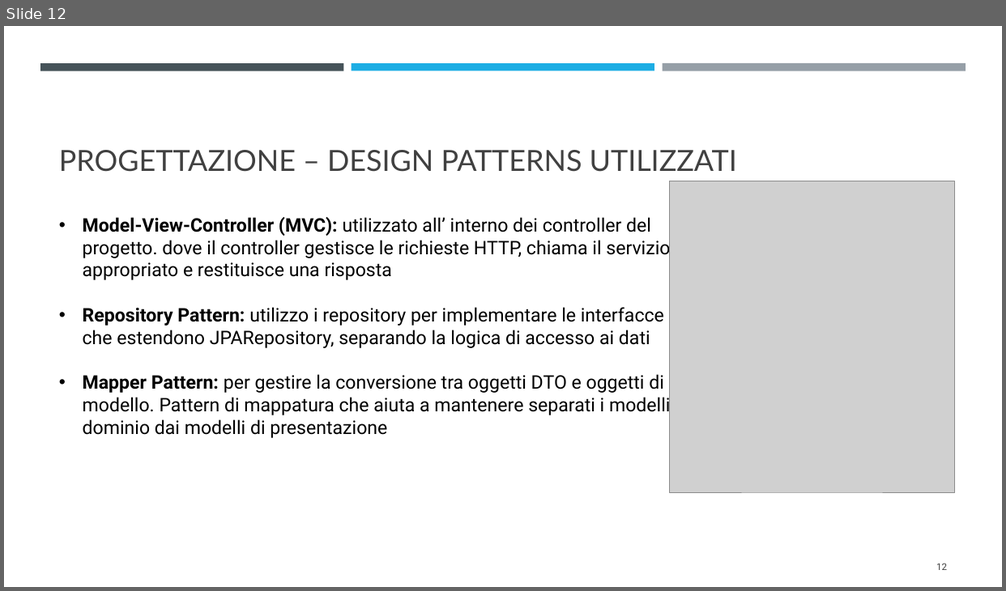
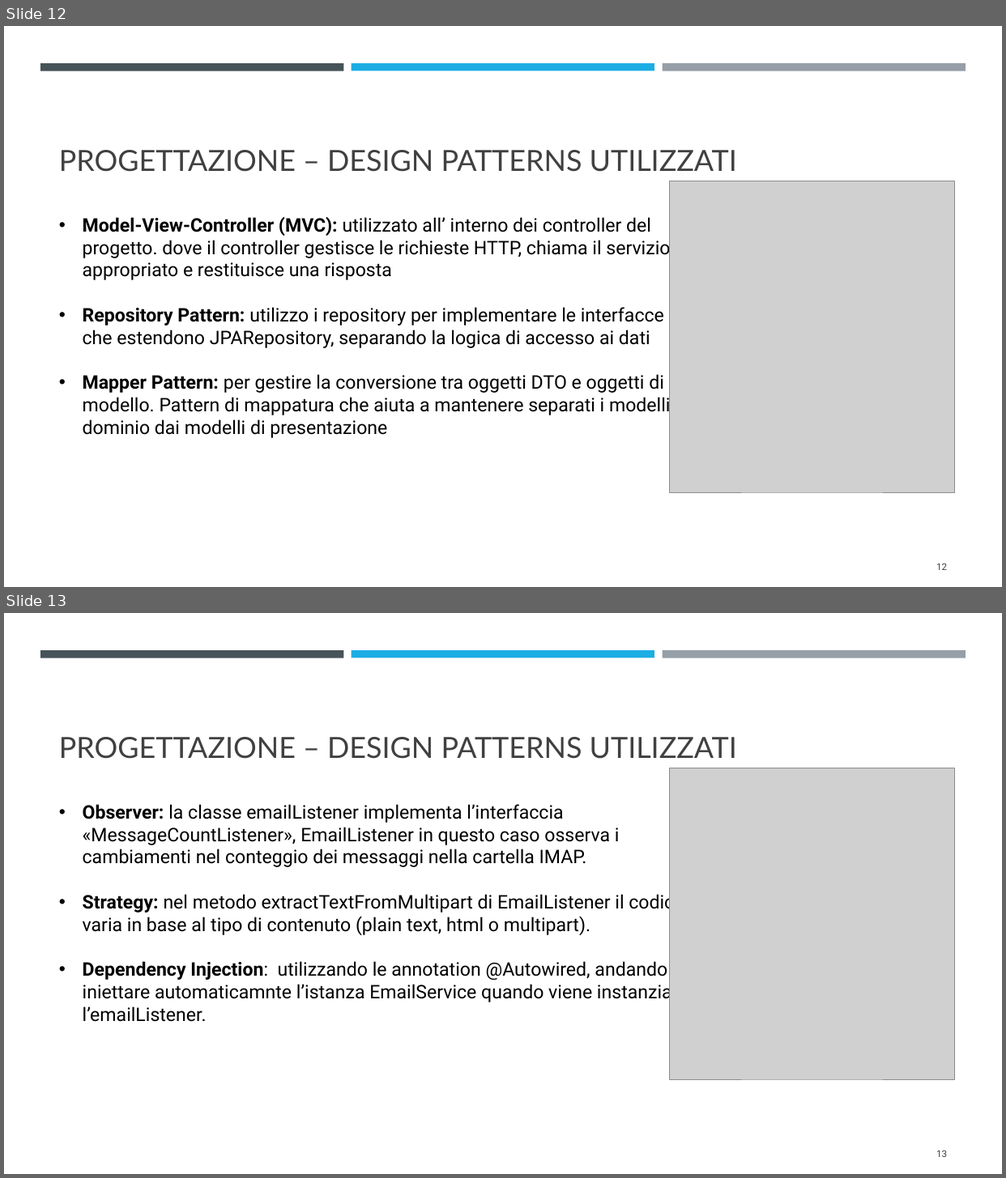
Before and after one commit to Emanuele-Chiummo/Taxi-Project, a slide deck: Presentazione/presentazione TaxiToGo.pptx. Shown one above the other, each under a label of ours: slide 12 before the commit, slides 12 and 13 after it. The pictures are 1006x591 and 1006x1178 pixels, drawn with LibreOffice and Linux fonts; fonts in the diff are those of the drawing; grey boxes stand for pictures. Boxes give left, top, right and bottom in pixels: in the first picture for what was removed or moved away, otherwise in the second. Text is boxed around its words. In the diff, an @@ line names an element or a change of style, - is before the commit and + after.

Commit message:
update relazione e presentazione

```diff
--- a/Presentazione/presentazione TaxiToGo.pptx
+++ b/Presentazione/presentazione TaxiToGo.pptx
@@ slide 13 added at (4, 613, 1002, 1174), background #FFFFFF; not listed: 3 template elements that a slide beside it also shows @@
@@ title added at (59, 737, 737, 759), 28 pt, text #404040 @@
+PROGETTAZIONE – DESIGN PATTERNS UTILIZZATI
@@ picture added at (671, 768, 955, 1080) @@
@@ text added at (83, 804, 688, 1022), 18 pt, text #000000 @@
+• Observer: la classe emailListener implementa l’interfaccia «MessageCountListener», EmailListener in questo caso osserva i cambiamenti nel conteggio dei messaggi nella cartella IMAP.
+• Strategy: nel metodo extractTextFromMultipart di EmailListener il codice varia in base al tipo di contenuto (plain text, html o multipart).
+• Dependency Injection: utilizzando le annotation @Autowired, andando ad iniettare automaticamnte l’istanza EmailService quando viene instanziato l’emailListener.
@@ page number added at (936, 1150, 947, 1157), 9 pt, text #404040 @@
+13
```
Also in this commit, not shown: 4 other files.
